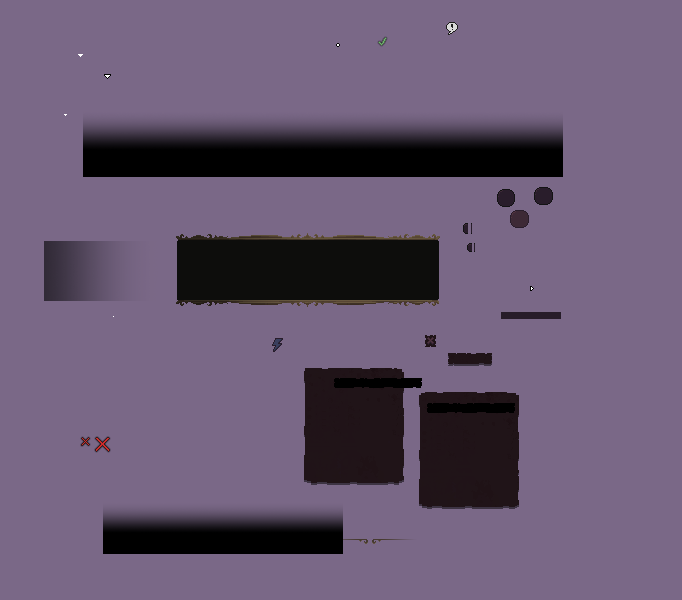
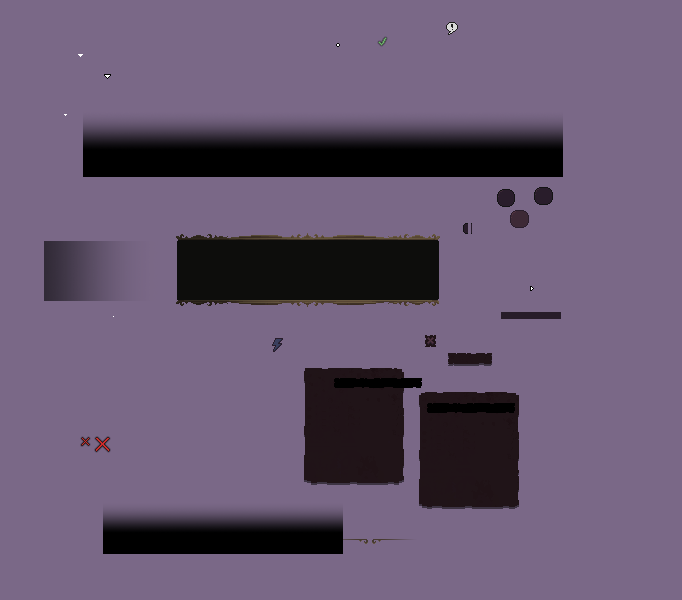
Two versions of the same layered image (w=682, h=600). Layer-by-layer changes:
removed group "Small" (2 layers) from group "Prompt" over [left=464, top=224, right=475, bottom=252]
removed layer "UIControlContainerEdgeSmall.png" from group "Small" over [left=467, top=243, right=472, bottom=252]
removed layer "UIControlContainerPatternSmall.png" from group "Small" over [left=464, top=224, right=475, bottom=252]
